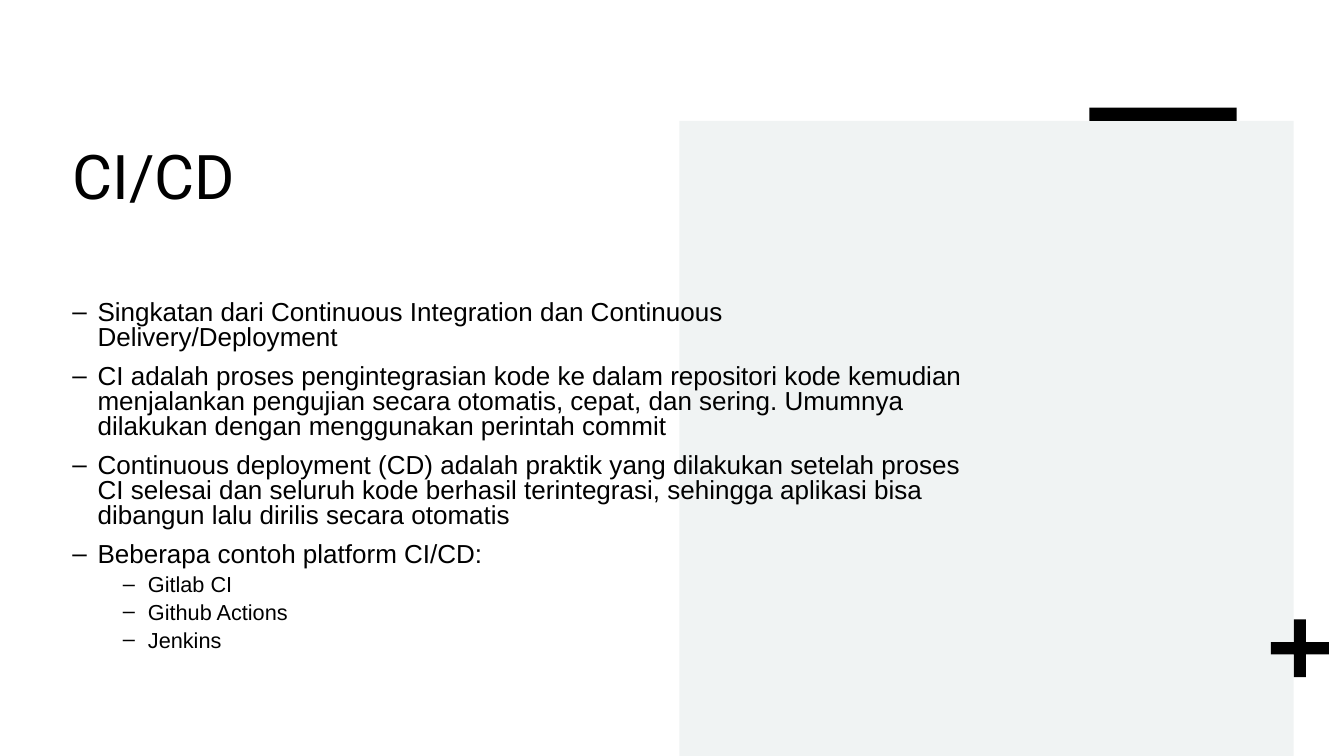
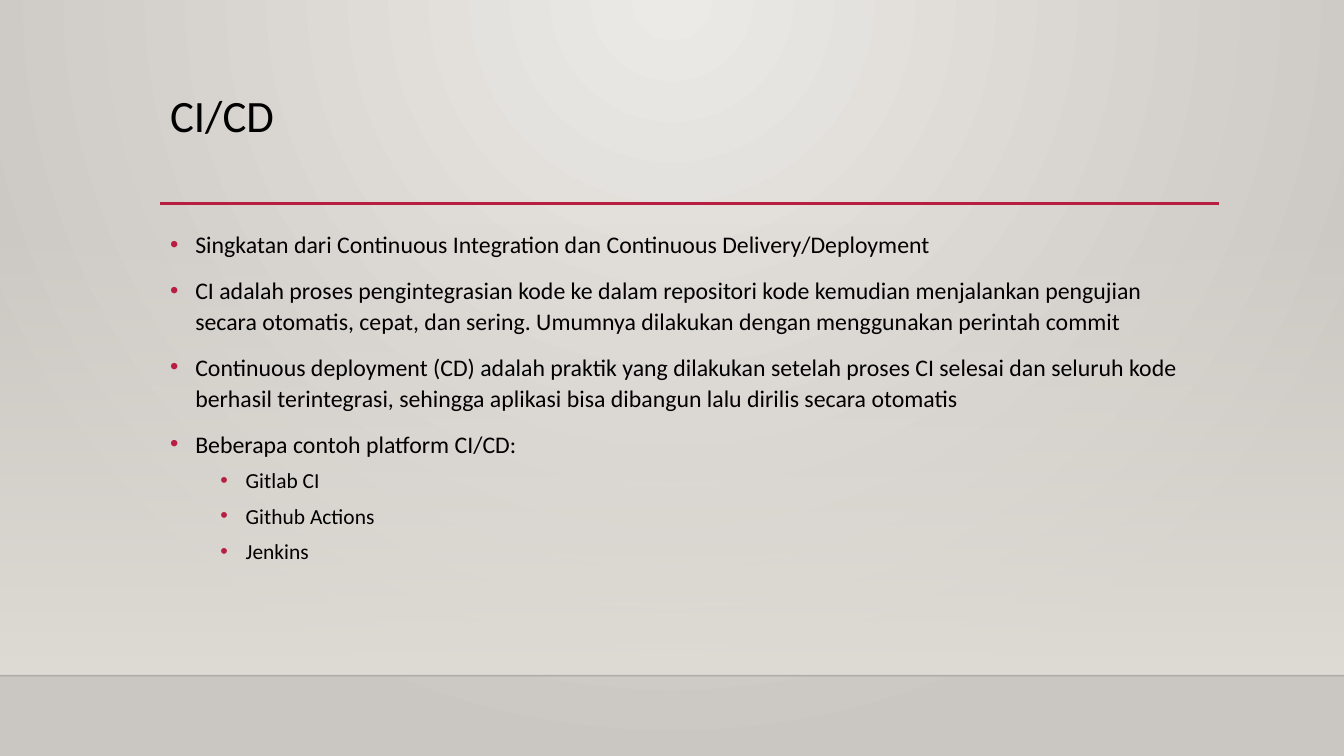
Before and after one commit to yordan-marcelino-marcus/testing-QA, a slide deck: slide 6 of UTS/UTS_Testing Dan QA Perangkat Lunak_Whitebox Testing, Unit Test dan CICD_Yordan Marcelino Marcus_201011401468.pptx. Drawn at 1344x756 pixels with LibreOffice and Linux fonts; fonts in the diff are those of the drawing; background and template pictures are left out. Boxes give left, top, right and bottom in pixels: in the first picture for what was removed or moved away, otherwise in the second. Text is boxed around its words. In the diff, an @@ line names an element or a change of style, - is before the commit and + after.

```diff
--- a/UTS/UTS_Testing Dan QA Perangkat Lunak_Whitebox Testing, Unit Test dan CICD_Yordan Marcelino Marcus_201011401468.pptx
+++ b/UTS/UTS_Testing Dan QA Perangkat Lunak_Whitebox Testing, Unit Test dan CICD_Yordan Marcelino Marcus_201011401468.pptx
@@ background #FFFFFF to gradient #ECEAE7 to #CAC7C1 @@
@@ title "CI/CD": place and size @@
-title "CI/CD" at box(72, 154, 235, 203)
+title "CI/CD" at box(170, 101, 274, 134)
@@ title "CI/CD" at box(170, 101, 274, 134): size 44 to 32 pt, font Roboto to Calibri; line spacing 1 to 0.9 @@
@@ rectangle removed at box(1090, 108, 1237, 121) @@
@@ rectangle removed at box(680, 121, 1294, 756) @@
@@ line added from (160, 204) to (1220, 204), #B71E42 2.5 pt @@
@@ rectangle added at box(0, 223, 1344, 676), fill gradient #DFDBD5 @@
@@ text "Singkatan dari Continuous Integration dan ...": place and size @@
-text "Singkatan dari Continuous Integration dan ..." at box(98, 302, 961, 649)
+text "Singkatan dari Continuous Integration dan ..." at box(195, 236, 1176, 559)
@@ text "Singkatan dari Continuous Integration dan ..." at box(195, 236, 1176, 559): size 18.6 to 17 pt, font Arial to Calibri; size 15.5 to 15.3 pt in "Gitlab CI", "Github Actions", "Jenkins"; bullet – to •; line spacing 0.8 to 1.1 @@
@@ plus removed at box(1271, 619, 1329, 677) @@
@@ line added from (0, 676) to (1344, 676), #000001 1 pt @@
```
Also in this commit, not shown: 7 other slides changed.
